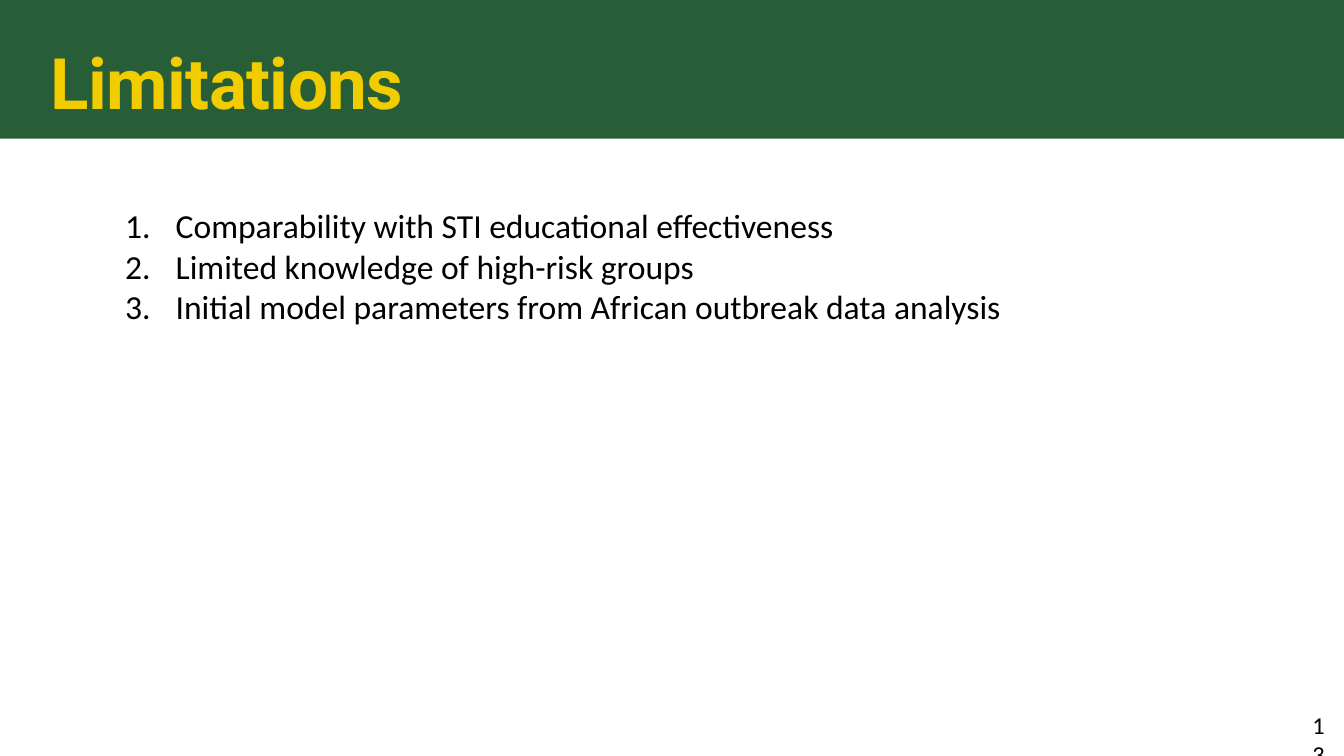
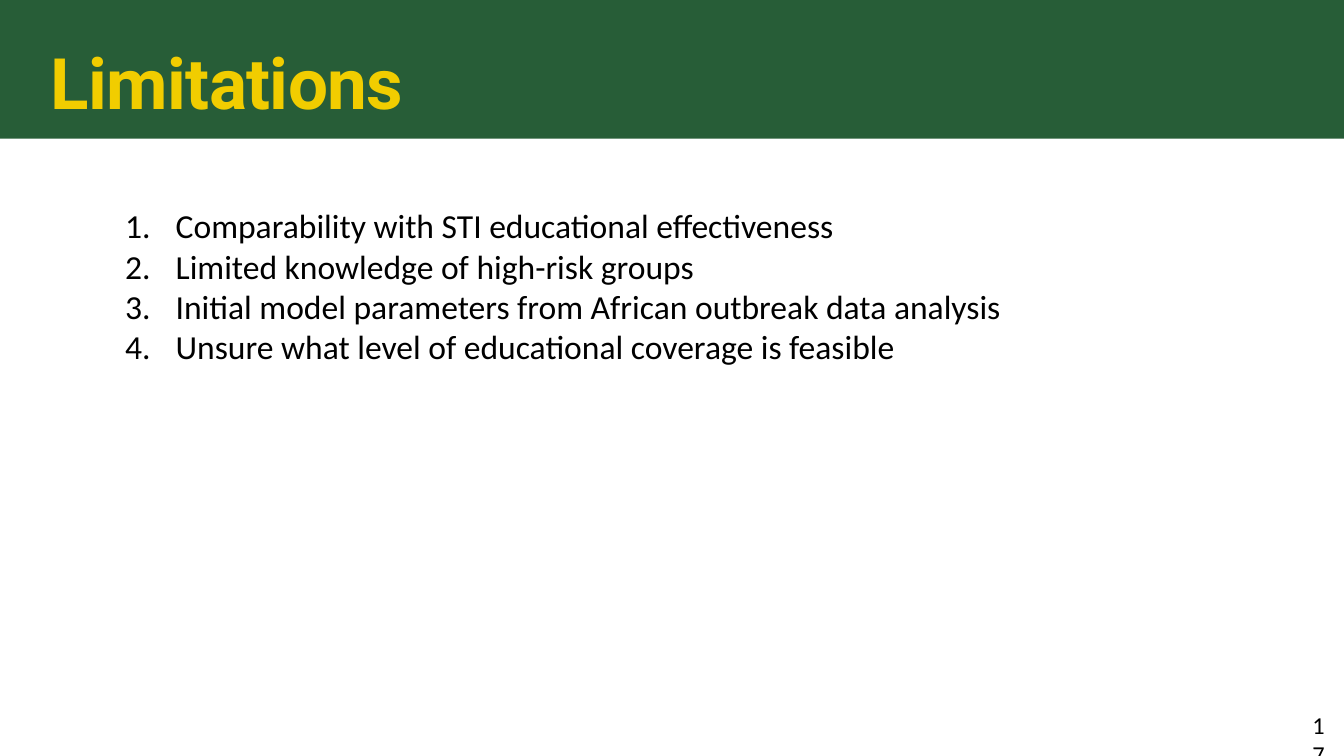
Before and after one commit to colbychristian/mpox_sier, a slide deck: slide 17 of Mpox_education_PPT.pptx (slide 13 before the commit). Drawn at 1344x756 pixels with LibreOffice and Linux fonts; fonts in the diff are those of the drawing. Boxes give left, top, right and bottom in pixels: in the first picture for what was removed or moved away, otherwise in the second. Text is boxed around its words. In the diff, an @@ line names an element or a change of style, - is before the commit and + after.

```diff
--- a/Mpox_education_PPT.pptx
+++ b/Mpox_education_PPT.pptx
@@ text at (x1=176, y1=335, x2=894, y2=365): paragraph added @@
+4. Unsure what level of educational coverage is feasible
```
Also in this commit, not shown: 1 other slide changed, 6 slides added, 2 slides removed.
